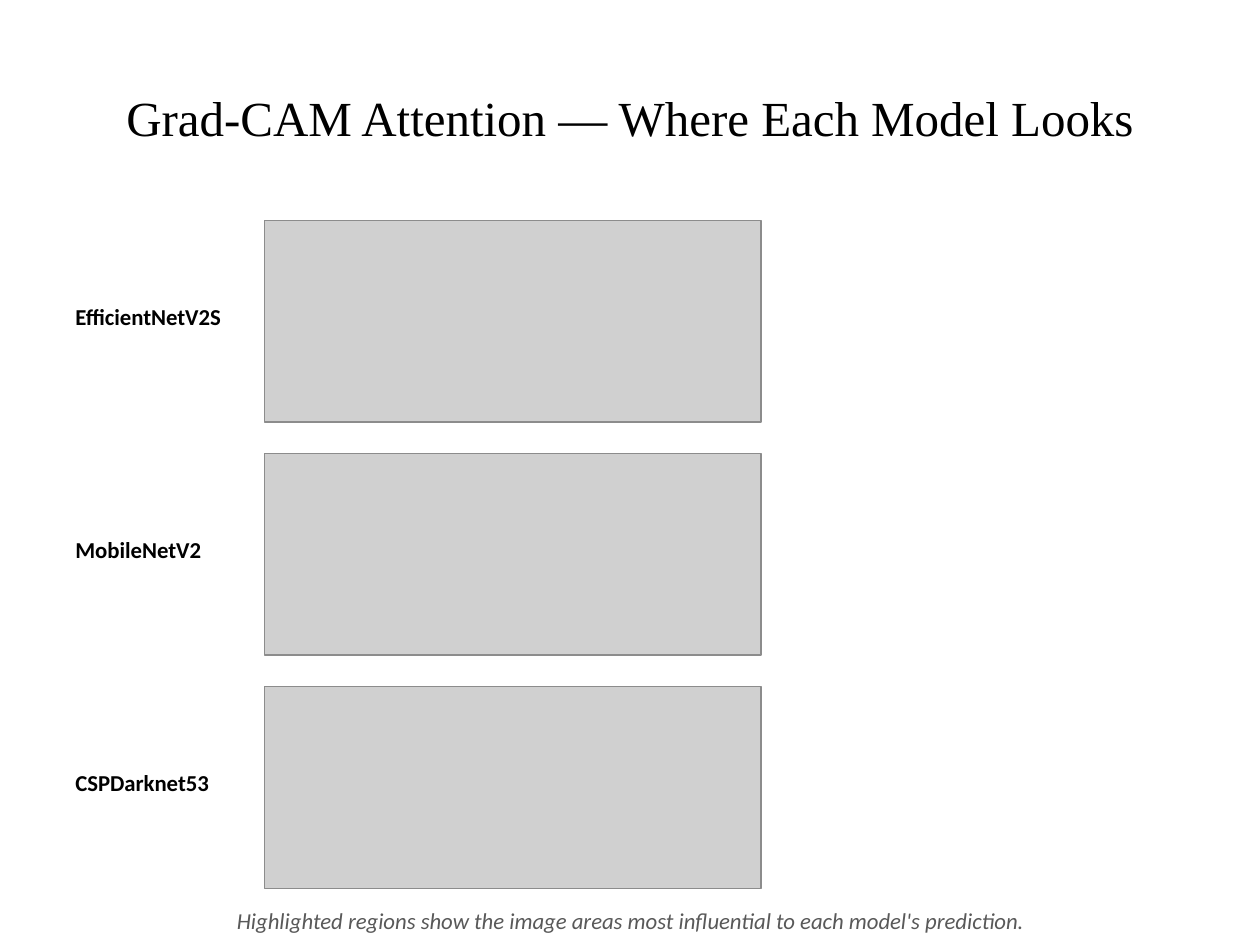
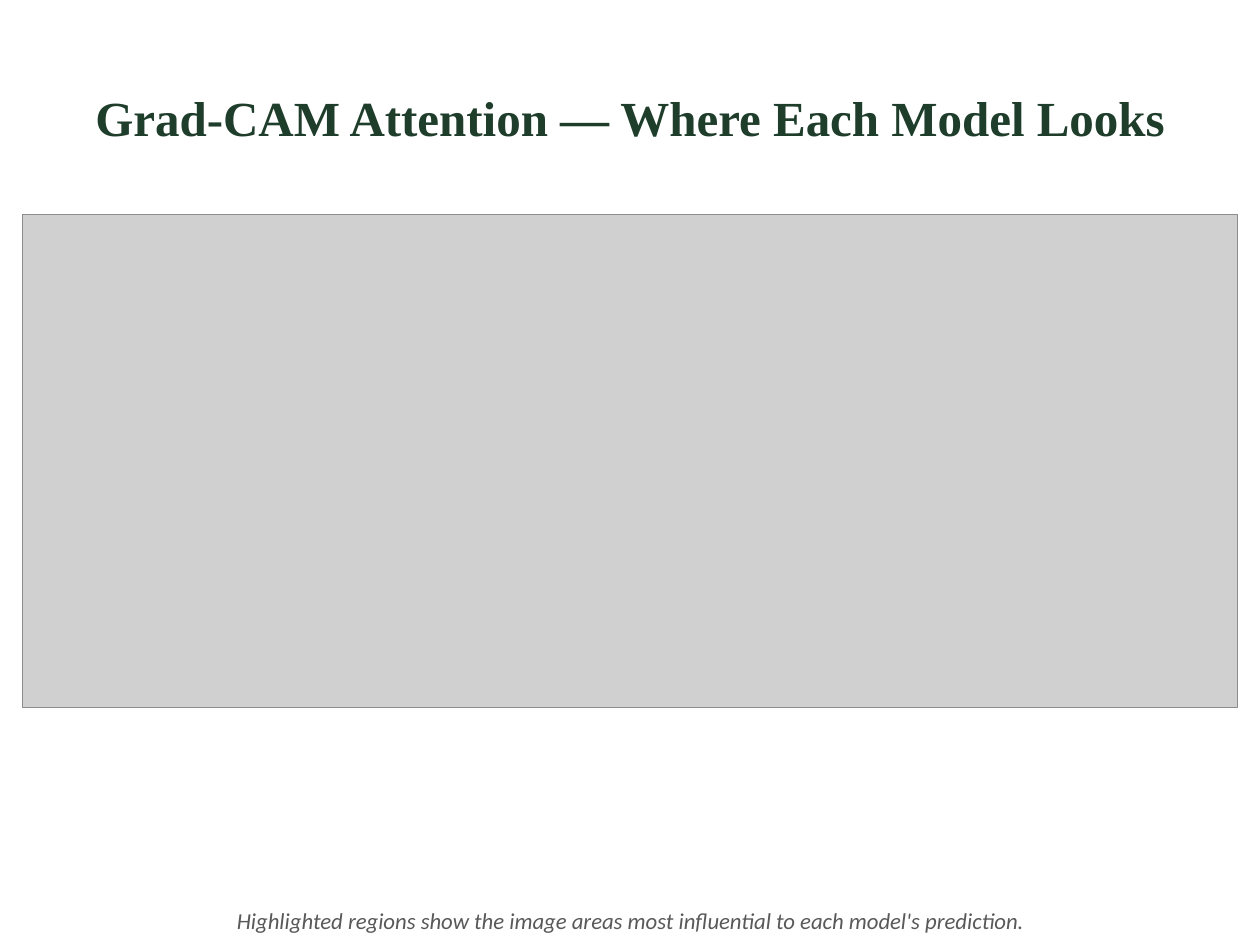
Before and after one commit to IritaSee/anggrek, a slide deck: slide 9 of docs/coelogyne_results_botany_academic.pptx. Drawn at 1260x945 pixels with LibreOffice and Linux fonts; fonts in the diff are those of the drawing; grey boxes stand for pictures. Boxes give left, top, right and bottom in pixels: in the first picture for what was removed or moved away, otherwise in the second. Text is boxed around its words. In the diff, an @@ line names an element or a change of style, - is before the commit and + after.

Commit message:
update result and design

```diff
--- a/docs/coelogyne_results_botany_academic.pptx
+++ b/docs/coelogyne_results_botany_academic.pptx
@@ title "Grad-CAM Attention — Where Each ..." at (x1=95, y1=102, x2=1165, y2=137): text colour #000000 to #1F3D2B, bold on @@
@@ picture resized from (x1=265, y1=220, x2=761, y2=422) to (x1=23, y1=214, x2=1237, y2=707) @@
@@ text removed at (x1=75, y1=309, x2=221, y2=325) @@
-EfficientNetV2S
@@ picture removed at (x1=265, y1=454, x2=761, y2=655) @@
@@ text removed at (x1=75, y1=542, x2=201, y2=558) @@
-MobileNetV2
@@ picture removed at (x1=265, y1=687, x2=761, y2=888) @@
@@ text removed at (x1=75, y1=775, x2=209, y2=791) @@
-CSPDarknet53
```
Also in this commit, not shown: 13 other slides changed, 3 slides added, 1 slide removed.
